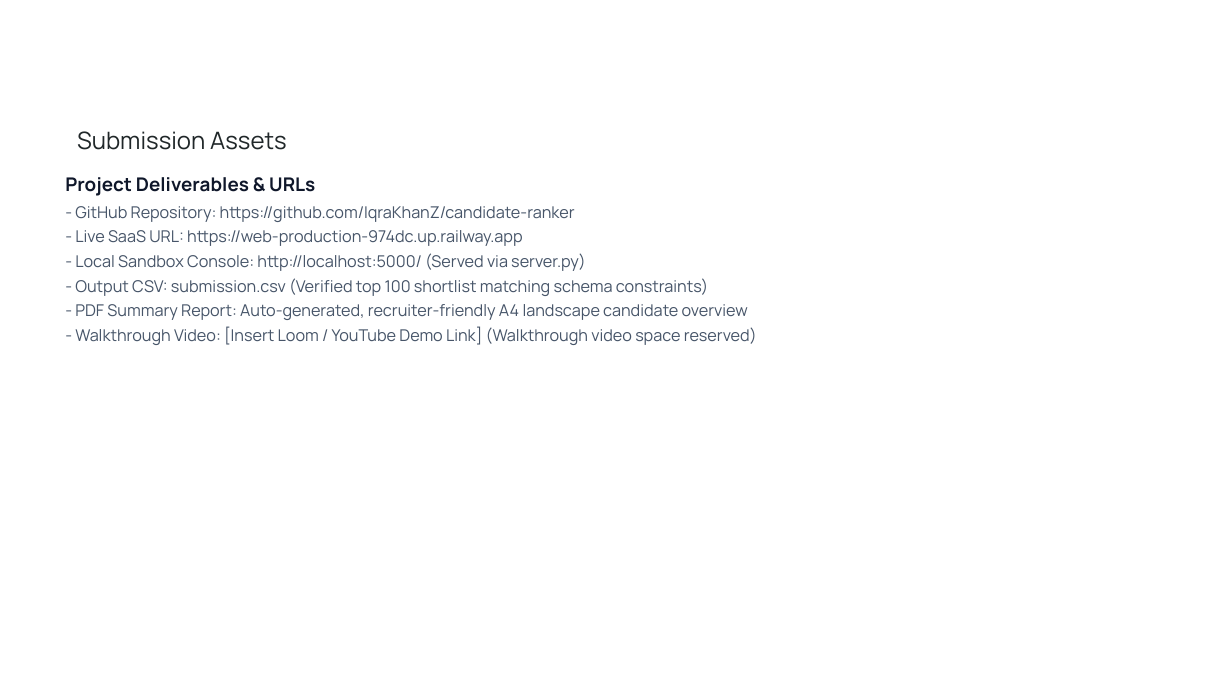
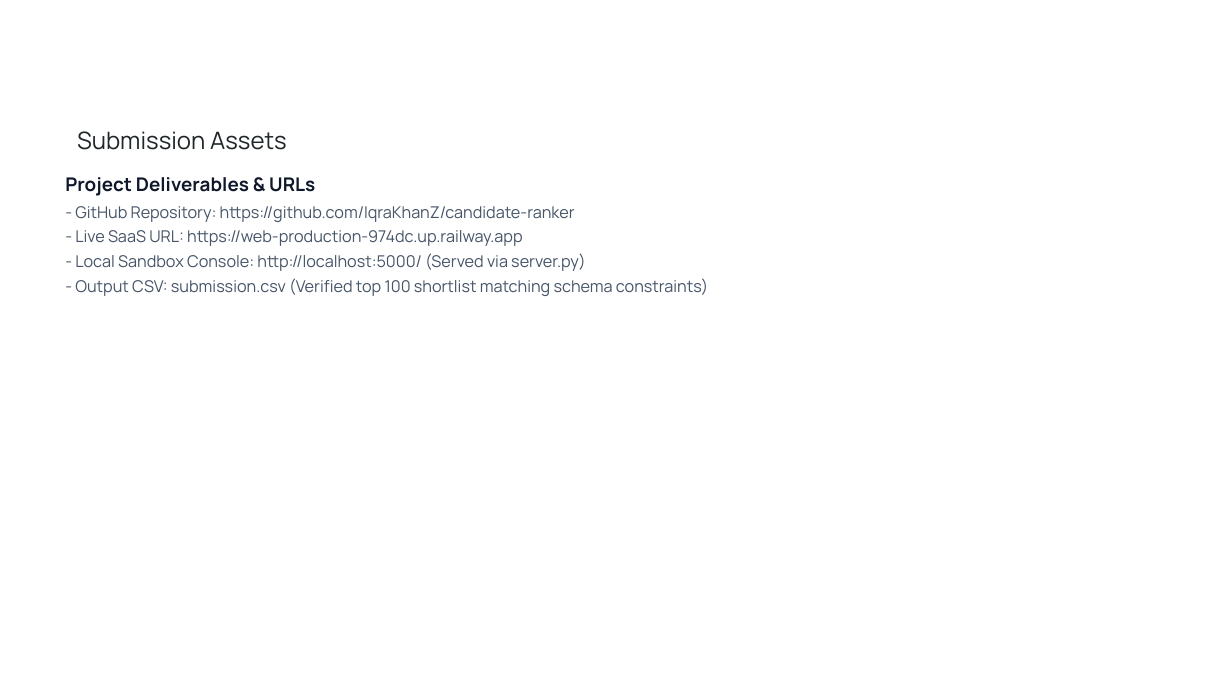
Before and after one commit to IqraKhanZ/candidate-ranker, a slide deck: slide 10 of Redrob_Candidate_Ranker_Submission.pptx. Drawn at 1232x693 pixels with LibreOffice and Linux fonts; fonts in the diff are those of the drawing; background and template pictures are left out. Boxes give left, top, right and bottom in pixels: in the first picture for what was removed or moved away, otherwise in the second. Text is boxed around its words. In the diff, an @@ line names an element or a change of style, - is before the commit and + after.

```diff
--- a/Redrob_Candidate_Ranker_Submission.pptx
+++ b/Redrob_Candidate_Ranker_Submission.pptx
@@ text at bbox=[75, 304, 757, 345]: paragraphs removed @@
-- PDF Summary Report: Auto-generated, recruiter-friendly A4 landscape candidate overview
-- Walkthrough Video: [Insert Loom / YouTube Demo Link] (Walkthrough video space reserved)
```
